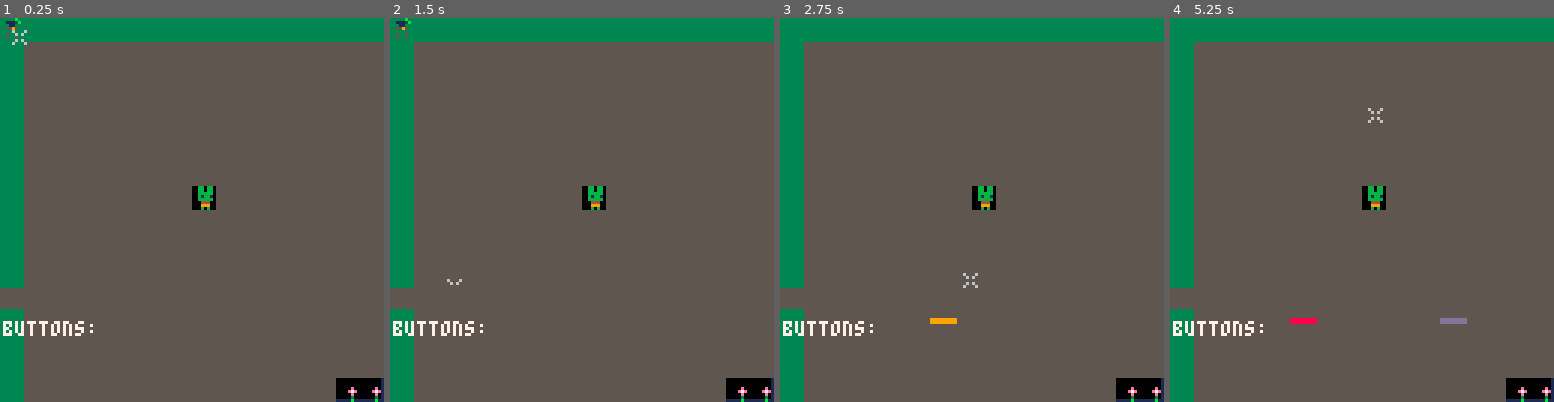
Above: before the commit, frames 1-4 (left to right).
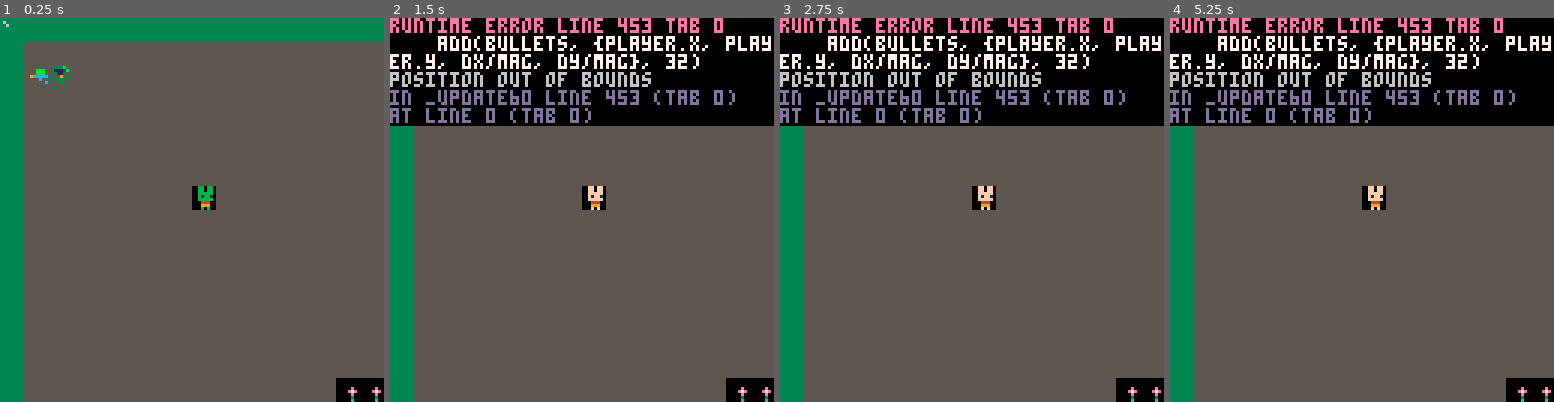
Above: after the commit, the same moments.

Repository: samboyer/ld46
Game: PICO-8 cartridge ld46.p8
Same seed, same stepped clock (60 frames per second), same inputs: the game is played once before the commit and once after it.
Inputs (mouse positions are in pixels of both pictures, inside the frame that each line leads up to):
- Up to frame 1 (0.25 s): no input
- Up to frame 2 (1.5 s): tap X (X key) at 0.33, 1.07 s; click (670, 121) at 0.67 s; tap O (Z key) at 0.7 s; click (436, 267) at 1.22 s
- Up to frame 3 (2.75 s): hold Right 1.6-2.1 s; tap O (Z key) at 1.7, 2.1, 2.5 s; click (887, 114) at 1.77 s; tap X (X key) at 1.85 s; hold Up 2.15-2.42 s; click (952, 259) at 2.32 s; hold Right from 2.47 s (still down)
- Up to frame 4 (5.25 s): click (1404, 106) at 2.87 s; tap O (Z key) every 0.4 s from 2.9 to 4.9 s; tap X (X key) at 2.97, 4.08, 5.2 s; release Right at 3.03 s; hold Left 3.08-3.58 s; click (1465, 256) at 3.42 s; hold Down 3.63-3.97 s; click (1231, 102) at 3.97 s; hold Right 4.02-4.68 s; click (1292, 248) at 4.52 s; hold Up 4.73-5.03 s; click (1354, 94) at 5.07 s; hold Left from 5.08 s (still down)

The runs differ from the first frame. In frame 1, 1.3% of the frame differs, in the area x 0-100%, y 0-100%; in frame 2, 29%; in frame 3, 29%; in frame 4, 29%.
Error after the commit: runtime error line 453 tab 0; add(bullets, {player.x, player.y, dx/mag, dy/mag}, 32); position out of bounds

Commit message:
add screen move, basic bullets

Diff:
--- a/ld46.p8
+++ b/ld46.p8
@@ -350,136 +350,47 @@
 poke(0x5F2D, 1)
 click = false
 oldclick = false
+screenx = 0
+screeny = 0
+screenborder = 32 -- how close guy can get before moving screen
+worldsizex = 128 --size of arena in pixels
+worldsizey = 128
+bulletSpeed = 0.5
 
 cls() -- clear screen
-rect(0,0,127,127,1)
-
--- play music from pattern 02
--- (loop back flag set in pat 13)
--- music(0)
-
--- play sound 0 on channel 3
-sfx(0, 3)
-
--- draw palette
-x=3
-rectfill(1,1,7,7,5)
-for i=0,15 do
- print(i,x,2,i)
- x = x + 6 + flr(i/10)*4
-end
-
--- gfx shapes
--- camera(-10,0) -- shift draws
--- rectfill(10,10,18,20,8)
--- rect(20,10,28,20,9)
--- circfill(35,15,5,10)
--- circ(45,15,5,11)
--- line(52,10,58,20,12)
--- pset(60,10,13)
--- pset(62,10,pget(60,10)+1)
--- clip(72,10,8,10)
--- rectfill(0,0,127,127,6)
--- clip()
-
--- sprites
-
--- rectfill(60,24,85,33,15)
--- spr(1,10,25)
--- spr(1,20,25,1,1,true)
--- pal(15,12) -- remap 15 to 12
--- sspr(8,0,8,8, 30,25,24,8)
--- pal(15,0) -- draw solid black
--- pal(1,8)
--- sspr(8,0,8,8, 60,25,24,8)
--- pal() -- reset palette mapping
-
--- map
-
---mset(3,3,mget(1,3)+2)
-map(0,0)
---fset(6,1,true) --pink flower
--- only cels with flag 2 set
---map(0,3,50,35,4,3,2)
-spr(64,10,25)
-
--- set cursor position and color
-cursor(0,90)
-color(7)
-
--- math
-cursor(0,70)
-x = cos(0.125) + mid(1,2,3)
-x = (x%1) + abs(-1)
-print("x: "..x)
-
-
--- collections and strings
-a={}
-add(a, 11) add(a, 12)
-add(a, 13) add(a, 14)
-del(a, 13)
-str="a: "
-for i in all(a) do
- str=str..i.." "
-end
-print(str)
-
--- foreach and anon functions
-total=0
-foreach(a,
- function(i)
-  total=total+i
- end
-)
-print("total: "..total)
-
-
--- callbacks and input
--- pico-8 automatically loops
--- and calls _update() and
--- _draw() once per frame if
--- they exist
 
 player = {
   dx = 0,
   dy = 0,
-  x = 0,
-  y = 0,
+  x = 16,
+  y = 16,
   accel = 0.4,
   maxspd = 1.8
 }
 
-dx = 0
-dy = 0
-playerx = 10
-playery = 10
+bullets={}
+--(posx,posy,dx,dy,spritenum)
 
 function _draw()
-  map(0,0)
-
-  spr(64,player.x,player.y)
+
+  ox = screenx%8
+  oy =  screeny%8
+  map((screenx-ox)/8,(screeny-oy)/8,-ox,-oy)
+
+  pxs = player.x - screenx
+  pys = player.y - screeny
+  spr(64, pxs, pys) --player
+  if mousex <= pxs
+  then spr(65, pxs - 8, pys) --right hand
+  else spr(65, pxs + 8, pys, 1,1, true) --left hand
+  end
+
+  for b in all(bullets) do
+    spr(b[5], b[1]-screenx, b[2]-screeny)
+  end
 
   if oldclick then ret = 17 else ret = 16 end
-  spr(ret, mousex+3, mousey+3)
-
- -- show current value of t
- rectfill(0,90,30,96,5)
- -- print("t: "..t,1,91,7)
-
- -- show state of buttons
-
- print("buttons: ", 1,101,7)
-
- for p=0,7 do
- for i=0,5 do
-  col=5
-  if(btn(i,p)) then col=8+i end
-  rectfill(40+i*10,100+p*3,
-   48+i*10, 101+p*3, col)
- end
- end
-
+  spr(ret, mousex-3, mousey-3)
 end
 
 function control_player()
@@ -534,14 +445,28 @@
 
 function _update60()
   control_player()
-  spr(64, playerx, playery)
 
   updatemouse()
 
   if click then
     sfx(0, 3)
-
-  end
+    dx =  mousex + screenx- player.x
+    dy = mousey + screeny - player.y
+    mag = sqrt(dx*dx + dy*dy) * bulletSpeed
+    add(bullets, {player.x, player.y, dx/mag, dy/mag}, 32)
+  end
+
+  for b in all(bullets) do
+    b[1] += b[3] --x+=dx
+    b[2] += b[4] --y+=dy
+  end
+
+  --move screen
+  pxs = player.x - screenx
+  pys = player.y - screeny
+  screenx = min(max( screenx + max(pxs-128+screenborder,0) - max(screenborder-pxs,0) ,0), worldsizex)
+  screeny = min(max( screeny + max(pys-128+screenborder,0) - max(screenborder-pys,0) ,0), worldsizey)
+
 end
 
 
@@ -556,21 +481,21 @@
 0700007000099900444444444444444400070000444444440000030055555555ffffff33ffffff33ffffffff33ffffff33ffffff333333333333333333333333
 00000000000f0f004444444444444444000b00004444444400000b0055555555ffffff33ffffff33ffffffff33ffffff33ffffff333333333333333333333333
 00000000000000000000000000000000000000000000000000000000333333330000000000000000000000000000000000000000000000000000000000000000
-06000600060006000000000000000000000000000000000000000000333333330000000000000000000000000000000000000000000000000000000000000000
-00606000006060000000000000000000000000000000000000000000333333330000000000000000000000000000000000000000000000000000000000000000
-00000000000600000000000000000000000000000000000000000000333333330000000000000000000000000000000000000000000000000000000000000000
-00606000006060000000000000000000000000000000000000000000333333330000000000000000000000000000000000000000000000000000000000000000
-06000600060006000000000000000000000000000000000000000000333333330000000000000000000000000000000000000000000000000000000000000000
+060006000c000c000000000000000000000000000000000000000000333333330000000000000000000000000000000000000000000000000000000000000000
+0060600000c0c0000000000000000000000000000000000000000000333333330000000000000000000000000000000000000000000000000000000000000000
+00000000000000000000000000000000000000000000000000000000333333330000000000000000000000000000000000000000000000000000000000000000
+0060600000c0c0000000000000000000000000000000000000000000333333330000000000000000000000000000000000000000000000000000000000000000
+060006000c000c000000000000000000000000000000000000000000333333330000000000000000000000000000000000000000000000000000000000000000
 00000000000000000000000000000000000000000000000000000000333333330000000000000000000000000000000000000000000000000000000000000000
 00000000000000000000000000000000000000000000000000000000333333330000000000000000000000000000000000000000000000000000000000000000
-00000000000000000000000000000000000000000000000000000000000000000000000000000000000000000000000000000000000000000000000000000000
-00000000000000000000000000000000000000000000000000000000000000000000000000000000000000000000000000000000000000000000000000000000
-00000000000000000000000000000000000000000000000000000000000000000000000000000000000000000000000000000000000000000000000000000000
-00000000000000000000000000000000000000000000000000000000000000000000000000000000000000000000000000000000000000000000000000000000
-00000000000000000000000000000000000000000000000000000000000000000000000000000000000000000000000000000000000000000000000000000000
-00000000000000000000000000000000000000000000000000000000000000000000000000000000000000000000000000000000000000000000000000000000
-00000000000000000000000000000000000000000000000000000000000000000000000000000000000000000000000000000000000000000000000000000000
-00000000000000000000000000000000000000000000000000000000000000000000000000000000000000000000000000000000000000000000000000000000
+00000000000c70000000000000c0c000000000000000000000000000000000000000000000000000000000000000000000000000000000000000000000000000
+0000000000cc7000000000000000c000000000000000000000000000000000000000000000000000000000000000000000000000000000000000000000000000
+c00cc77000ccc0000cc770c0000c0000000000000000000000000000000000000000000000000000000000000000000000000000000000000000000000000000
+00ccccc700ccc000cccccc0000ccc000000000000000000000000000000000000000000000000000000000000000000000000000000000000000000000000000
+c700ccc000cc0000cccc00c700cc7000000000000000000000000000000000000000000000000000000000000000000000000000000000000000000000000000
+00000000000c00000000000000cc7000000000000000000000000000000000000000000000000000000000000000000000000000000000000000000000000000
+000000000000700000000000007cc000000000000000000000000000000000000000000000000000000000000000000000000000000000000000000000000000
+0000000000c0c00000000000000c0000000000000000000000000000000000000000000000000000000000000000000000000000000000000000000000000000
 00000000000000000000000000000000000000000000000000000000000000000000000000000000000000000000000000000000000000000000000000000000
 00000000000000000000000000000000000000000000000000000000000000000000000000000000000000000000000000000000000000000000000000000000
 00000000000000000000000000000000000000000000000000000000000000000000000000000000000000000000000000000000000000000000000000000000
